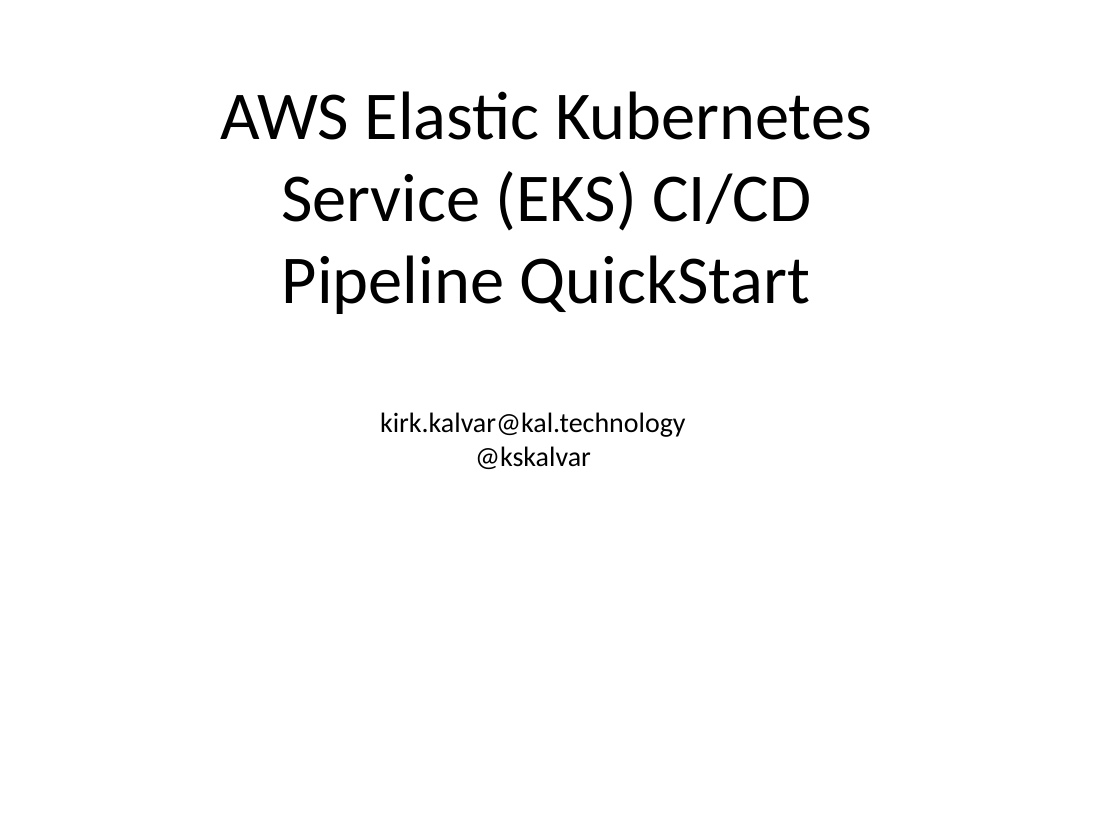
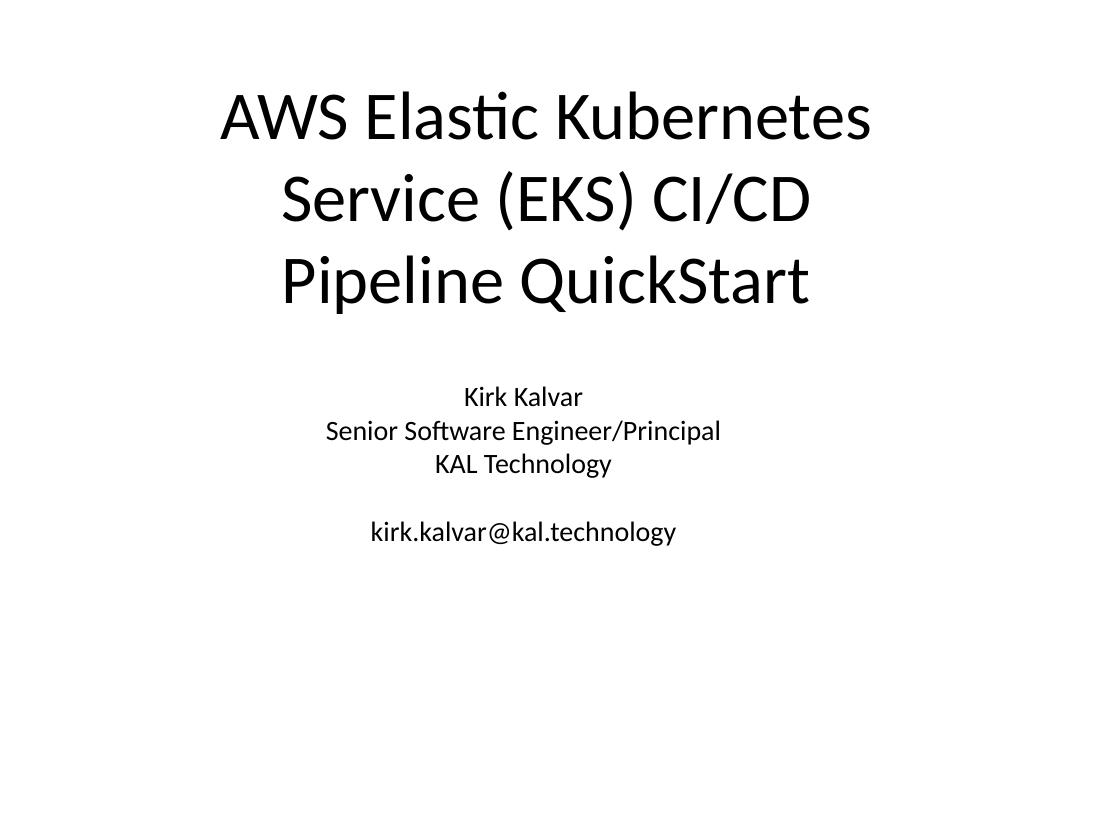
Before and after one commit to kskalvar/aws-eks-pipeline-quickstart, a slide deck: slide 1 of slides/AWS-EKS-Pipeline-QuickStart.pptx. Drawn at 1120x840 pixels with LibreOffice and Linux fonts; fonts in the diff are those of the drawing; background and template pictures are left out. Boxes give left, top, right and bottom in pixels: in the first picture for what was removed or moved away, otherwise in the second. Text is boxed around its words. In the diff, an @@ line names an element or a change of style, - is before the commit and + after.

```diff
--- a/slides/AWS-EKS-Pipeline-QuickStart.pptx
+++ b/slides/AWS-EKS-Pipeline-QuickStart.pptx
@@ text "Kirk Kalvar": place and size @@
-text "Kirk Kalvar" at (380,412,686,469)
+text "Kirk Kalvar" at (326,386,721,546)
@@ text at (326,386,721,478): paragraphs added @@
+Kirk Kalvar
+Senior Software Engineer/Principal
+KAL Technology
@@ text at (475,446,591,469): paragraph removed @@
-@kskalvar
```
Also in this commit, not shown: 1 other slide changed.
